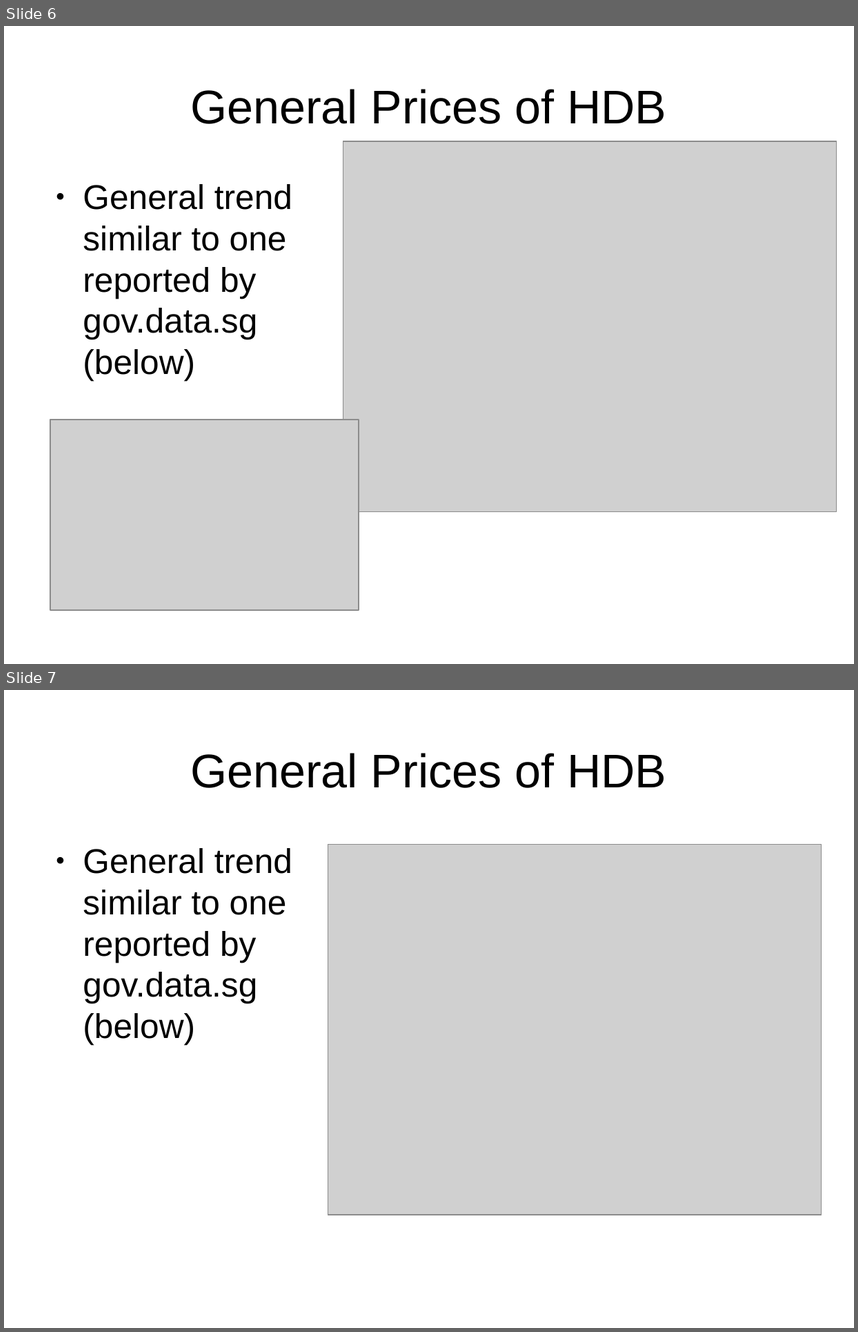
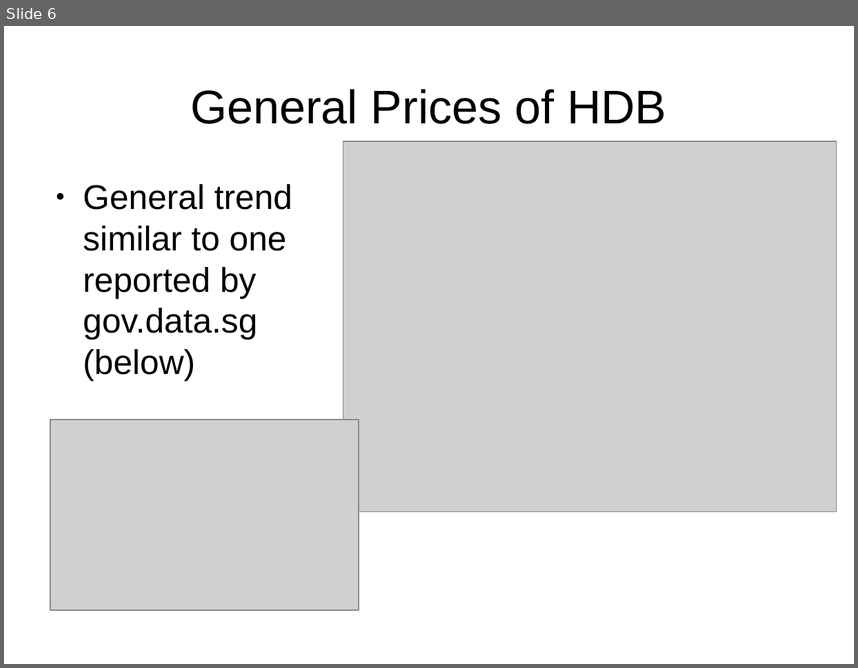
Before and after one commit to leexa90/HDB-prices, a slide deck: presentation.odp. Shown one above the other, each under a label of ours: slides 6 and 7 before the commit, slide 6 after it. The pictures are 858x1332 and 858x668 pixels, drawn with LibreOffice and Linux fonts; fonts in the diff are those of the drawing; grey boxes stand for pictures. Boxes give left, top, right and bottom in pixels: in the first picture for what was removed or moved away, otherwise in the second. Text is boxed around its words. In the diff, an @@ line names an element or a change of style, - is before the commit and + after.

```diff
--- a/presentation.odp
+++ b/presentation.odp
@@ slide 7 removed at [4, 690, 854, 1328], background #FFFFFF @@
@@ title removed at [190, 753, 666, 788] @@
-General Prices of HDB
@@ text removed at [83, 848, 292, 1044] @@
-● General trend similar to one reported by gov.data.sg (below)
@@ picture removed at [328, 845, 822, 1214] @@
```
Also in this commit, not shown: 1 slide changed, 3 slides added.
